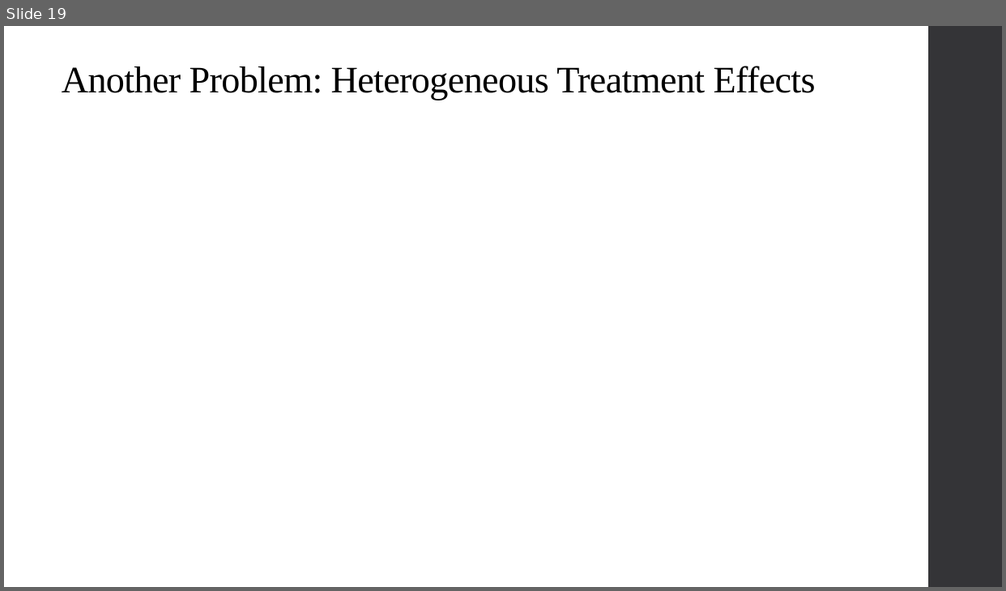
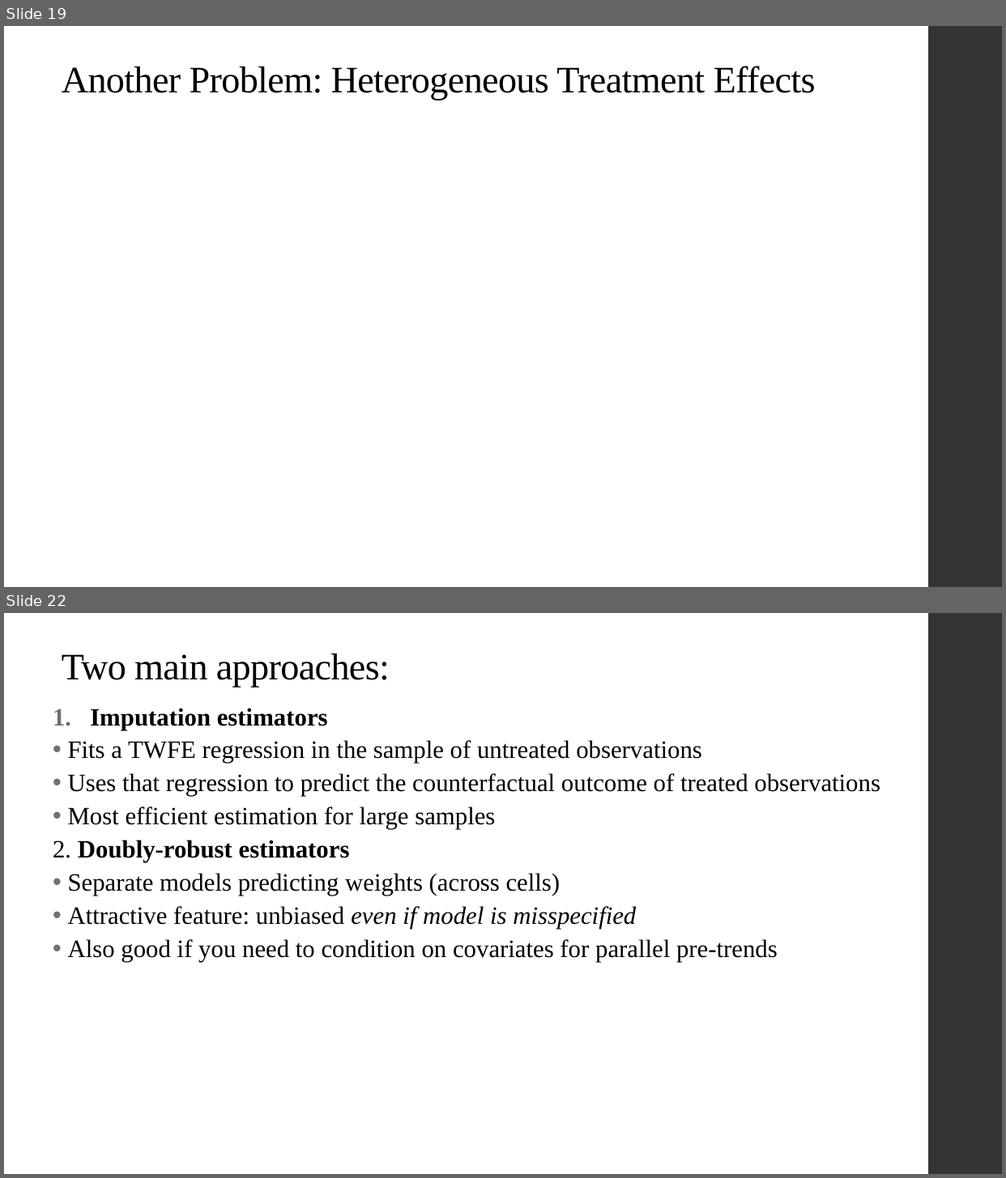
Before and after one commit to qiufei/fork-HAD5744, a slide deck: Lecture11_StaggeredAdoption/Lecture11_StaggeredAdoption_2022F.pptx. Shown one above the other, each under a label of ours: slide 19 before the commit, slides 19 and 22 after it; the slides between them are not shown. The pictures are 1006x591 and 1006x1178 pixels, drawn with LibreOffice and Linux fonts; fonts in the diff are those of the drawing; grey boxes stand for pictures. Boxes give left, top, right and bottom in pixels: in the first picture for what was removed or moved away, otherwise in the second. Text is boxed around its words. In the diff, an @@ line names an element or a change of style, - is before the commit and + after.

```diff
--- a/Lecture11_StaggeredAdoption/Lecture11_StaggeredAdoption_2022F.pptx
+++ b/Lecture11_StaggeredAdoption/Lecture11_StaggeredAdoption_2022F.pptx
@@ slide 22 added at [4, 613, 1002, 1174], background #FFFFFF; not listed: 1 template element that a slide beside it also shows @@
@@ title added at [62, 653, 390, 687], 36 pt, text #000000 @@
+Two main approaches:
@@ text added at [53, 708, 880, 962], 24 pt, text #000000 @@
+  1. Imputation estimators
+  • Fits a TWFE regression in the sample of untreated observations
+  • Uses that regression to predict the counterfactual outcome of treated observations
+  • Most efficient estimation for large samples
+  2. Doubly-robust estimators
+  • Separate models predicting weights (across cells)
+  • Attractive feature: unbiased even if model is misspecified
+  • Also good if you need to condition on covariates for parallel pre-trends
```
Also in this commit, not shown: 6 slides changed, 17 other slides added, 1 slide removed, 23 other files.
